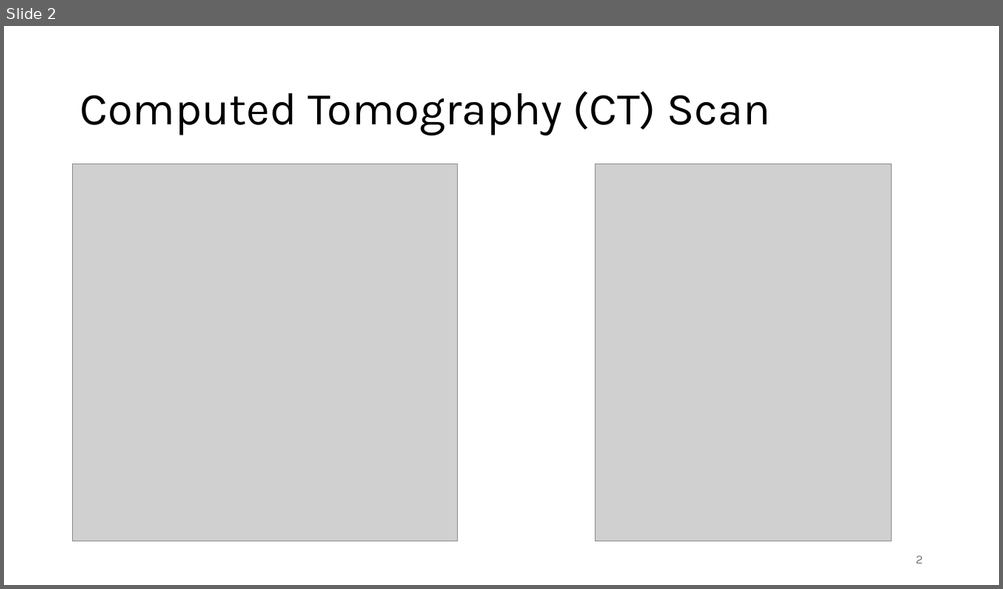
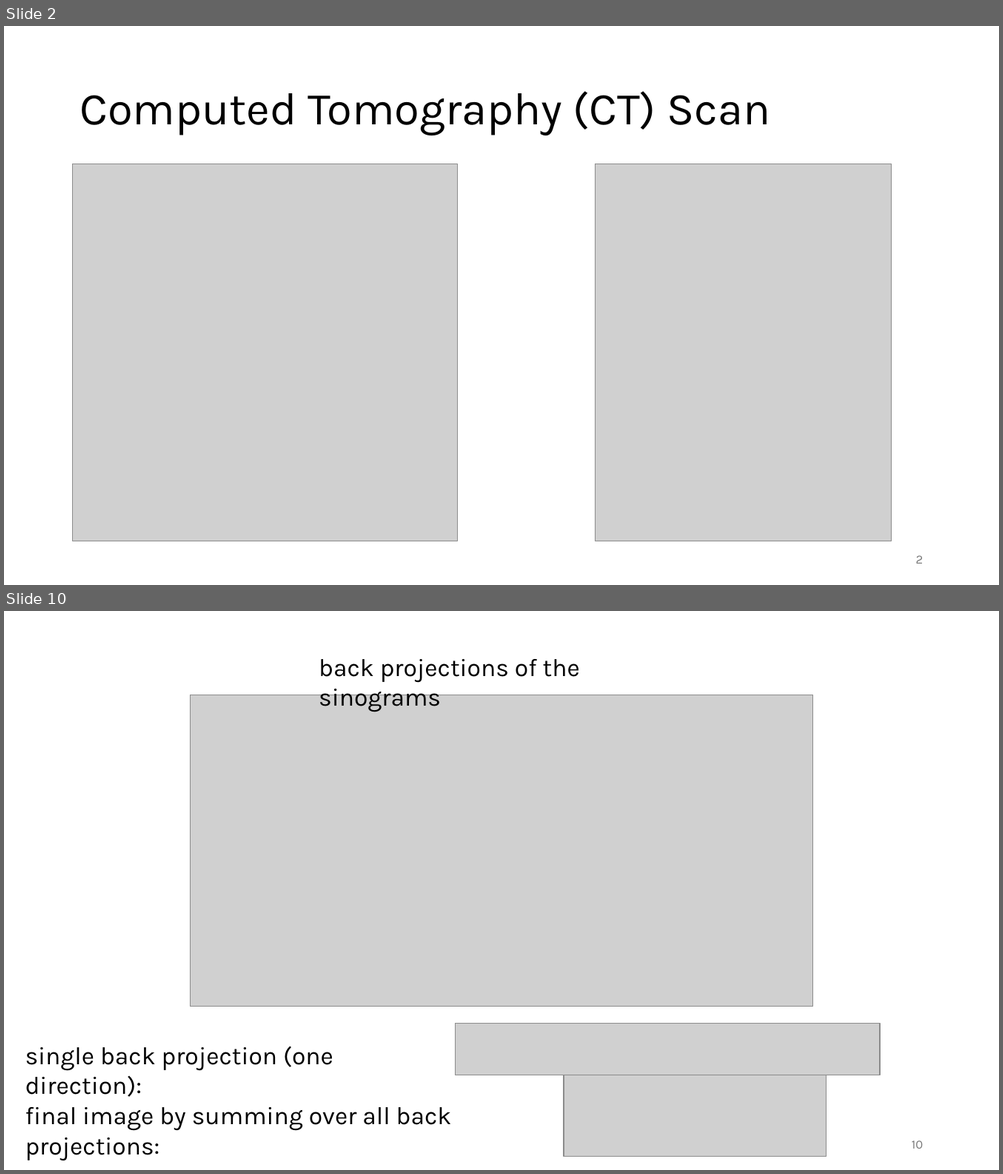
Before and after one commit to FelixWick/DL_images, a slide deck: slides/CT.pptx. Shown one above the other, each under a label of ours: slide 2 before the commit, slides 2 and 10 after it; the slides between them are not shown. The pictures are 1003x589 and 1003x1174 pixels, drawn with LibreOffice and Linux fonts; fonts in the diff are those of the drawing; grey boxes stand for pictures. Boxes give left, top, right and bottom in pixels: in the first picture for what was removed or moved away, otherwise in the second. Text is boxed around its words. In the diff, an @@ line names an element or a change of style, - is before the commit and + after.

```diff
--- a/slides/CT.pptx
+++ b/slides/CT.pptx
@@ slide 10 added at <box>4,611,999,1170</box>, background #FFFFFF @@
@@ text added at <box>318,659,580,712</box>, 24 pt, text #000000 @@
+back projections of the sinograms
@@ picture added at <box>190,695,813,1006</box> @@
@@ picture added at <box>455,1024,880,1076</box> @@
@@ text added at <box>25,1046,333,1097</box>, 24 pt, text #000000 @@
+single back projection (one direction):
@@ picture added at <box>563,1076,826,1157</box> @@
@@ text added at <box>25,1108,452,1162</box>, 24 pt, text #000000 @@
+final image by summing over all back projections:
@@ page number added at <box>911,1141,922,1149</box>, 12 pt, text #797979 @@
+10
```
Also in this commit, not shown: 5 slides changed, 7 other slides added, 1 slide removed.
